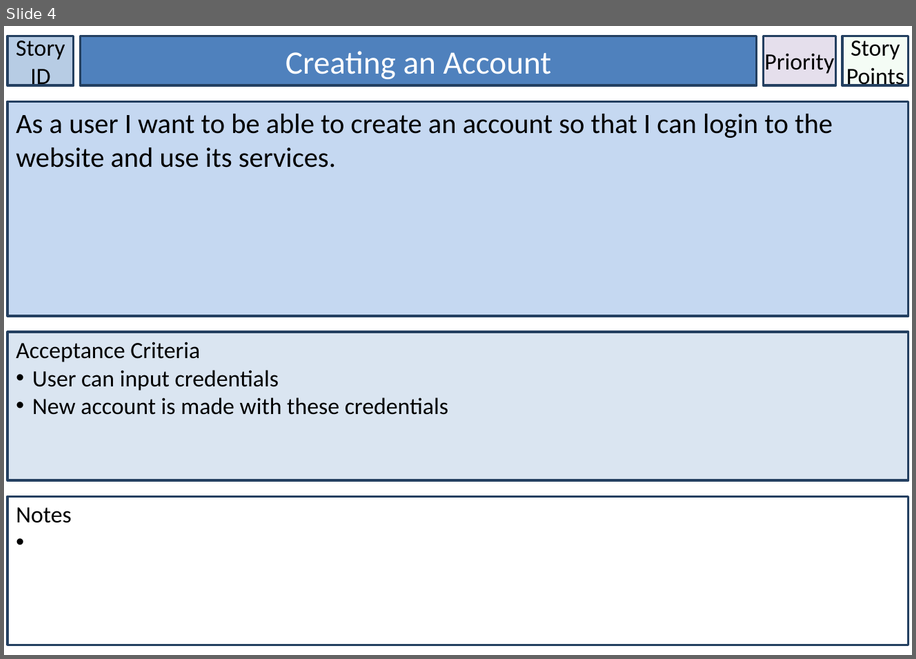
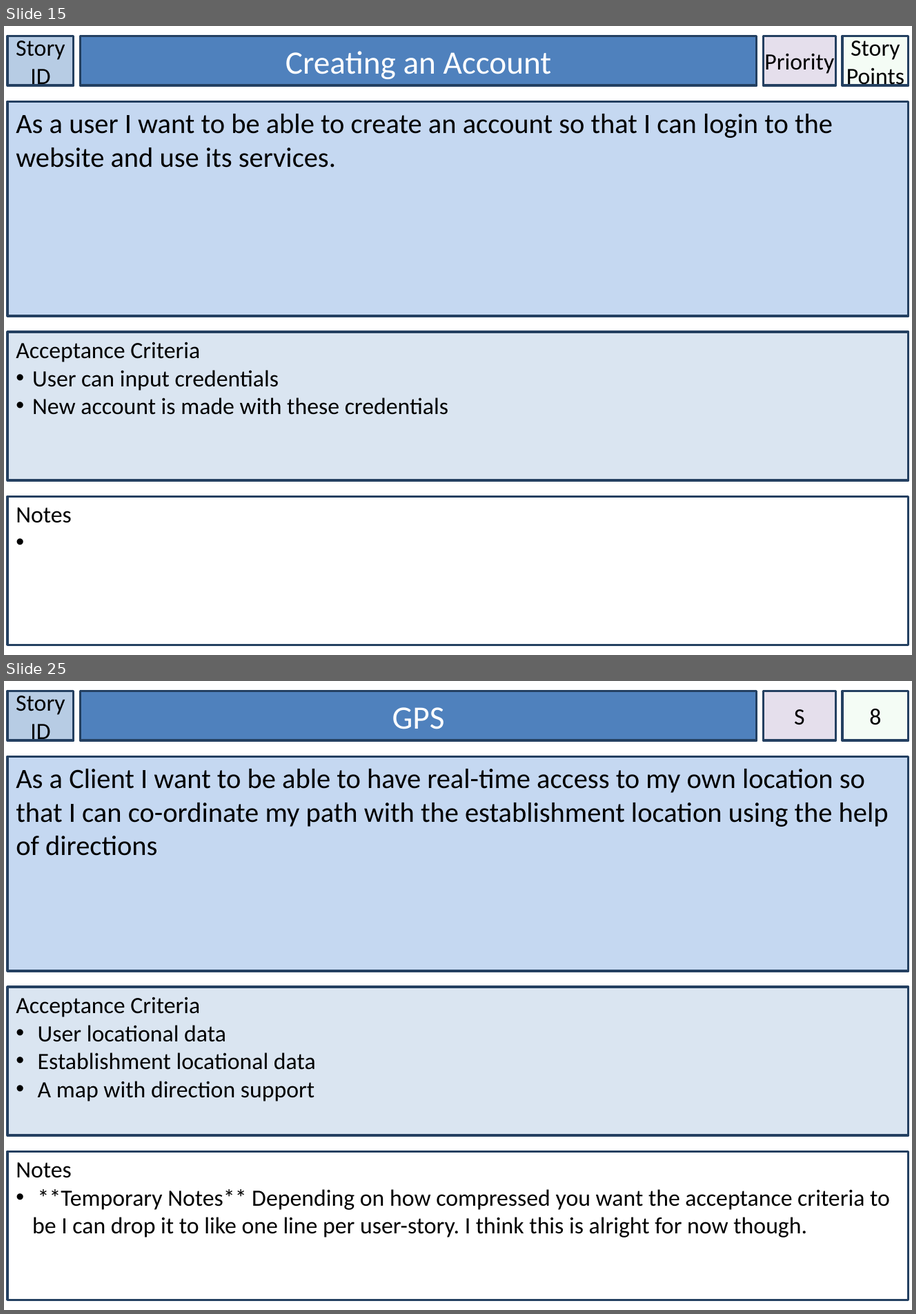
Before and after one commit to lowejosh/Django-landmarks, a slide deck: Story Cards.pptx. Shown one above the other, each under a label of ours: slide 4 before the commit, slides 15 and 25 after it; the slides between them are not shown. The pictures are 916x659 and 916x1314 pixels, drawn with LibreOffice and Linux fonts; fonts in the diff are those of the drawing. Boxes give left, top, right and bottom in pixels: in the first picture for what was removed or moved away, otherwise in the second. Text is boxed around its words. In the diff, an @@ line names an element or a change of style, - is before the commit and + after.

```diff
--- a/Story Cards.pptx
+++ b/Story Cards.pptx
@@ slide 25 added at (x1=4, y1=681, x2=912, y2=1310), background #FFFFFF @@
@@ rectangle added at (x1=7, y1=691, x2=74, y2=740), fill #B7CCE4, outline #244061 2 pt, 20 pt, text #000000 @@
+Story ID
@@ rectangle added at (x1=81, y1=691, x2=757, y2=740), fill #4F81BD, outline #244061 2 pt, 28 pt, text #FFFFFF @@
+GPS
@@ rectangle added at (x1=764, y1=691, x2=837, y2=740), fill #E5DFEC, outline #244061 2 pt, 20 pt, text #000000 @@
+S
@@ rectangle added at (x1=842, y1=691, x2=909, y2=740), fill #CCF0CD at 20% opacity, outline #244061 2 pt, 20 pt, text #000000 @@
+8
@@ rectangle added at (x1=7, y1=756, x2=909, y2=971), fill #C5D8F1, outline #244061 2 pt, 24 pt, text #000000 @@
+As a Client I want to be able to have real-time access to my own location so that I can co-ordinate my path with the establishment location using the help of directions
@@ rectangle added at (x1=7, y1=987, x2=909, y2=1136), fill #DAE5F1, outline #244061 2 pt, 20 pt, text #000000 @@
+Acceptance Criteria
+• User locational data
+• Establishment locational data
+• A map with direction support
@@ rectangle added at (x1=7, y1=1152, x2=909, y2=1300), fill #FFFFFF, outline #244061 2 pt, 20 pt, text #000000 @@
+Notes
+• **Temporary Notes** Depending on how compressed you want the acceptance criteria to be I can drop it to like one line per user-story. I think this is alright for now though.
@@ what was slide 4 is now slide 15 @@
```
Also in this commit, not shown: 3 slides changed, 28 other slides added, 1 other file.
